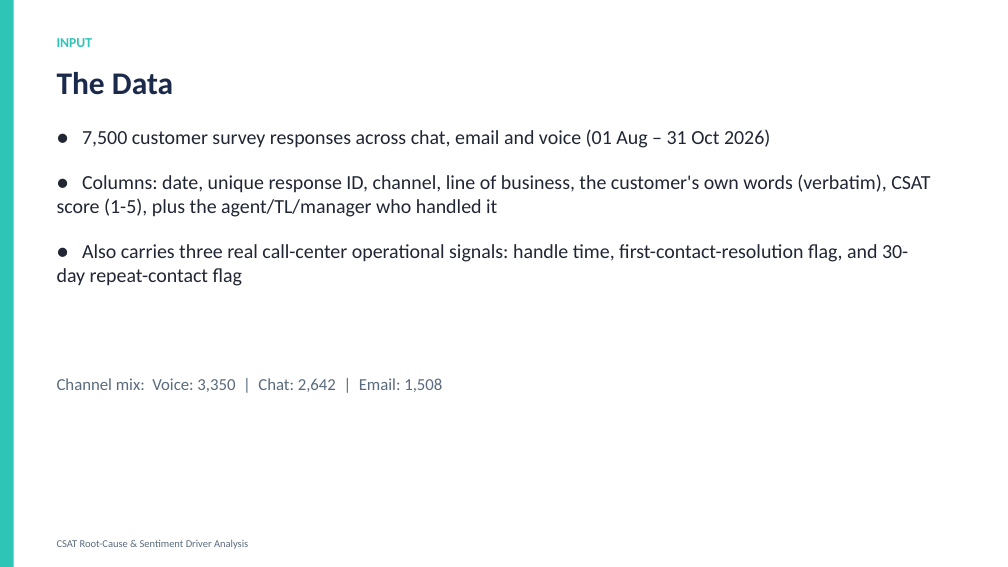
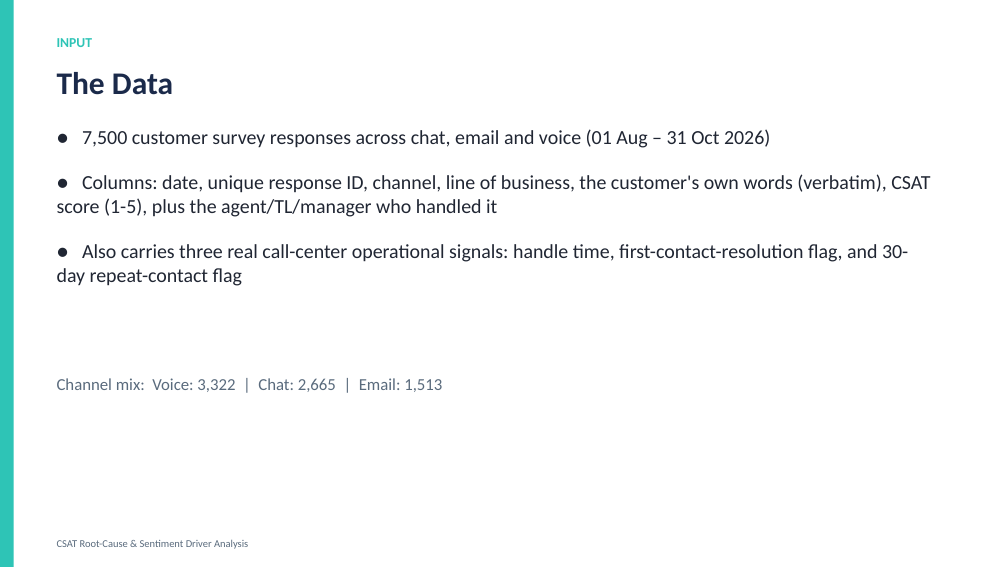
Before and after one commit to rameshpennam/ds-use-cases, a slide deck: slide 3 of usecase1_csat_nlp_rootcause/final_output/usecase1_csat_summary.pptx. Drawn at 1008x567 pixels with LibreOffice and Linux fonts; fonts in the diff are those of the drawing. Boxes give left, top, right and bottom in pixels: in the first picture for what was removed or moved away, otherwise in the second. Text is boxed around its words. In the diff, an @@ line names an element or a change of style, - is before the commit and + after.

```diff
--- a/usecase1_csat_nlp_rootcause/final_output/usecase1_csat_summary.pptx
+++ b/usecase1_csat_nlp_rootcause/final_output/usecase1_csat_summary.pptx
@@ text at (x1=57, y1=378, x2=442, y2=392): text changed @@
-Channel mix: Voice: 3,350 | Chat: 2,642 | Email: 1,508
+Channel mix: Voice: 3,322 | Chat: 2,665 | Email: 1,513
```
Also in this commit, not shown: 2 other slides changed, 7 other files.
